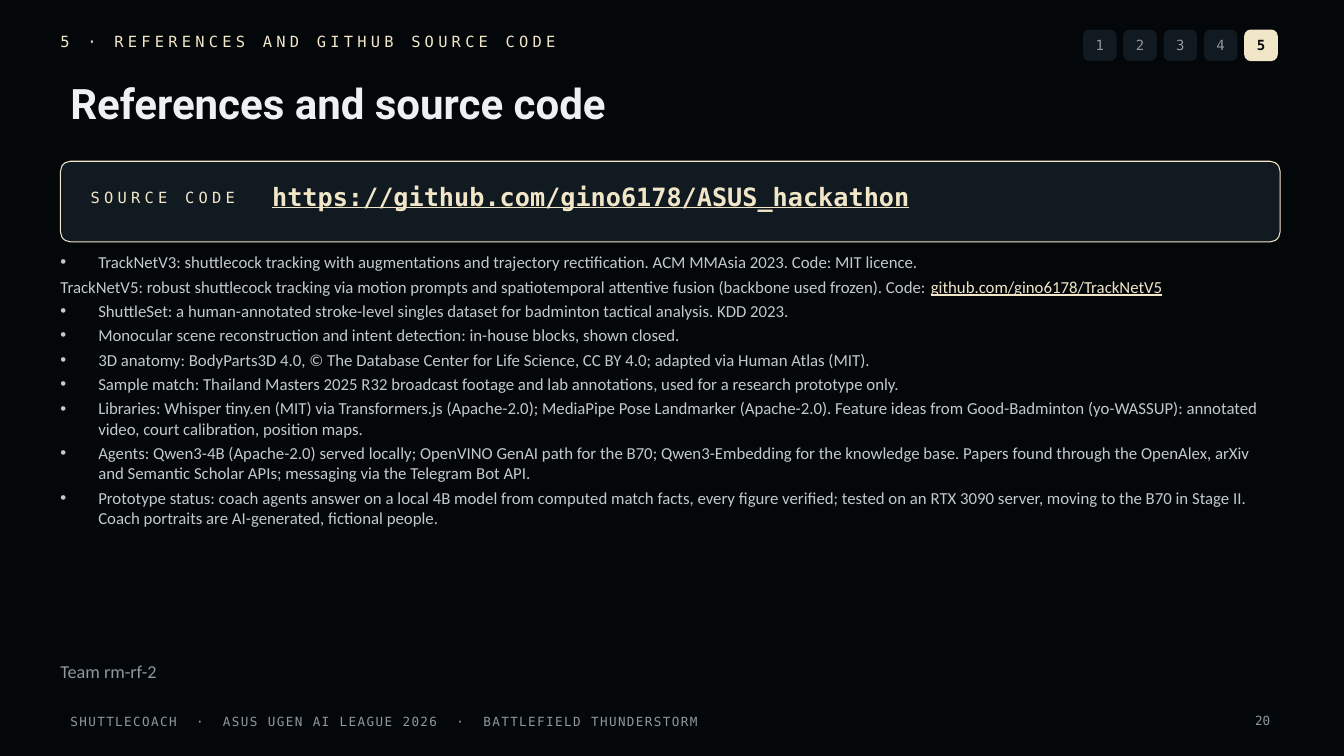
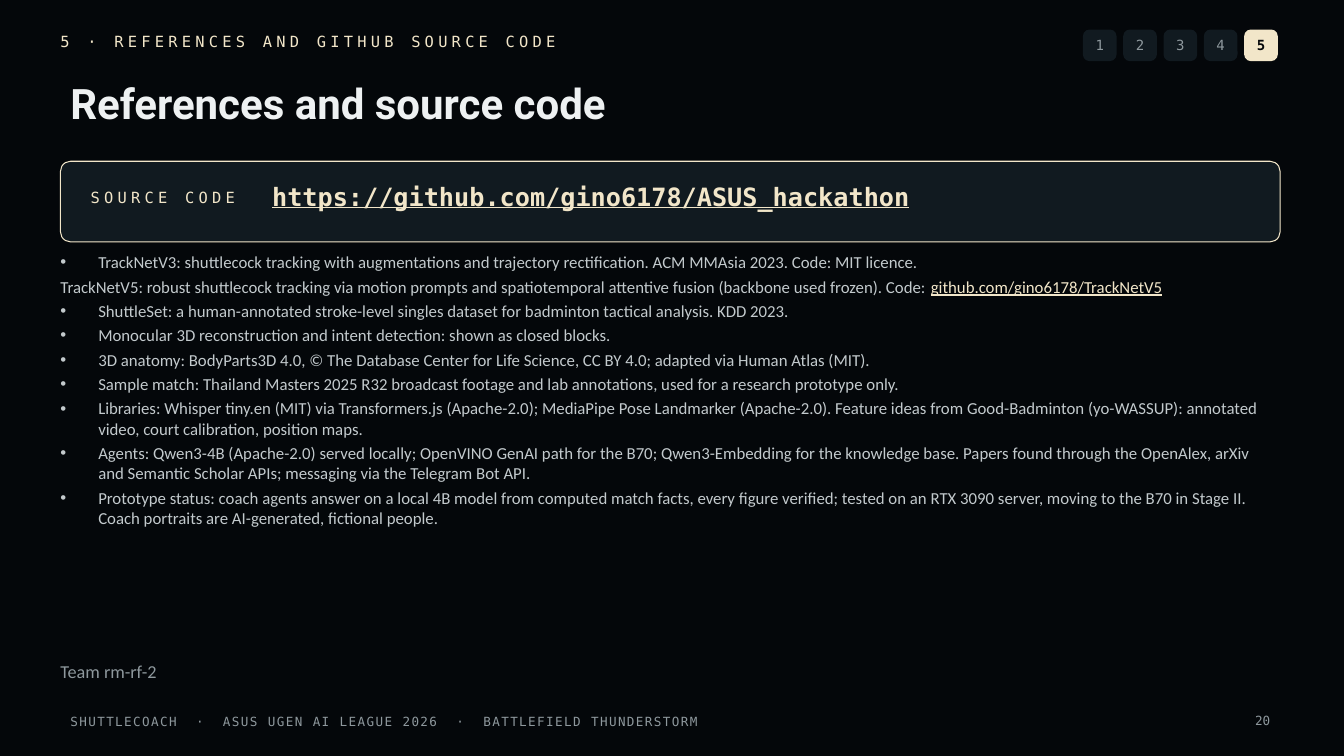
Before and after one commit to gino6178/ASUS_hackathon, a slide deck: slide 20 of deck/ShuttleCoach_StageI_Proposal_v4_static.pptx. Drawn at 1344x756 pixels with LibreOffice and Linux fonts; fonts in the diff are those of the drawing. Boxes give left, top, right and bottom in pixels: in the first picture for what was removed or moved away, otherwise in the second. Text is boxed around its words. In the diff, an @@ line names an element or a change of style, - is before the commit and + after.

```diff
--- a/deck/ShuttleCoach_StageI_Proposal_v4_static.pptx
+++ b/deck/ShuttleCoach_StageI_Proposal_v4_static.pptx
@@ text at bbox=[98, 329, 611, 341]: text changed @@
-• Monocular scene reconstruction and intent detection: in-house blocks, shown closed.
+• Monocular 3D reconstruction and intent detection: shown as closed blocks.
```
Also in this commit, not shown: 1 other slide changed, 6 other files.
